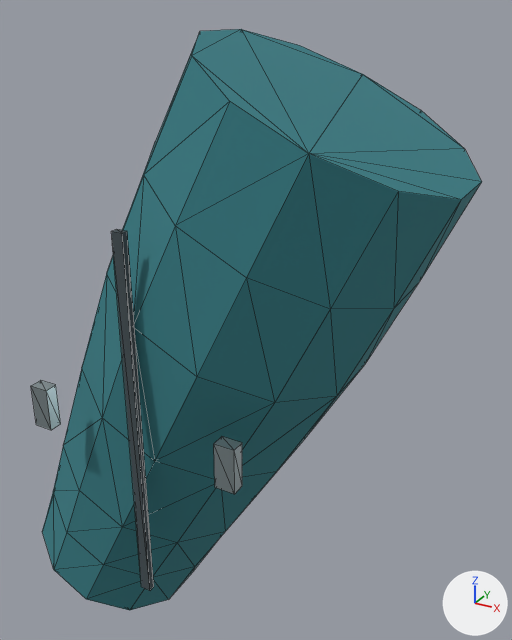
Renders of the glTF model Resource/Export/Modules/Outfit_Pilot_Male_Lean_Sleeve_R.glb from each side of a commit.
One viewpoint serves both versions: a 50 mm camera at (-0.102, -0.263, 1.464) aimed at (-0.255, 0.015, 1.326). Lighting does not change. The marker at lower right points along +X, +Y and +Z. The older version comes first. Mesh edges are drawn as thin lines. Vertices at exactly the same position are counted once.

In view in the first picture: 'Outfit_Pilot_Male_Lean_Sleeve_R'.
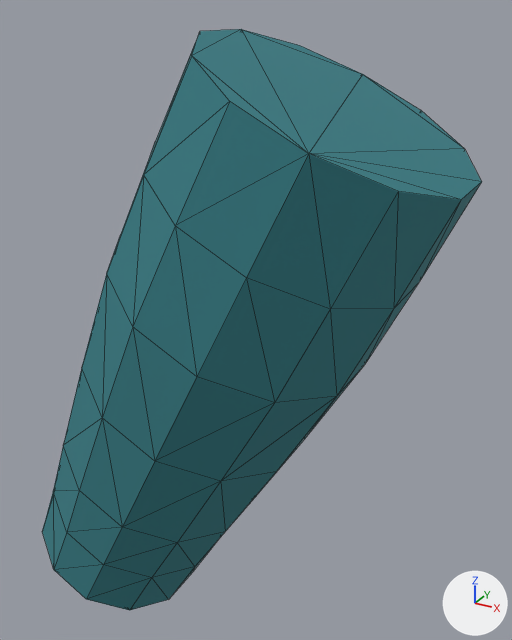
Edits to the scene script, one JSON object a line:
```json
{"block": "me_outfit_pilot_male_lean_sleeve_r_mesh_001", "where": "# used by ob_outfit_pilot_male_lean_sleeve_r; location = (0.0, 0.0, 0.0)"}
{"op": "remove", "block": "me_outfit_pilot_male_lean_sleeve_r_mesh_001", "code": "me_outfit_pilot_male_lean_sleeve_r_mesh_001.from_pydata(...)  # 108 vertices, 200 faces; spans x -0.382..-0.157, y -0.071..0.062, z 1.149..1.456"}
{"op": "add", "block": "me_outfit_pilot_male_lean_sleeve_r_mesh_001", "code": "me_outfit_pilot_male_lean_sleeve_r_mesh_001.from_pydata(...)  # 84 vertices, 164 faces; spans x -0.382..-0.157, y -0.062..0.062, z 1.149..1.456"}
{"block": "me_outfit_pilot_male_lean_sleeve_r_mesh_001", "change": "me_outfit_pilot_male_lean_sleeve_r_mesh_001 part 1: the loose piece of 8 vertices spanning x -0.227..-0.218, y -0.071..-0.065, z 1.293..1.313 is deleted"}
{"block": "me_outfit_pilot_male_lean_sleeve_r_mesh_001", "change": "me_outfit_pilot_male_lean_sleeve_r_mesh_001 part 2: the loose piece of 8 vertices spanning x -0.272..-0.267, y -0.066..-0.063, z 1.217..1.389 is deleted"}
{"block": "me_outfit_pilot_male_lean_sleeve_r_mesh_001", "change": "me_outfit_pilot_male_lean_sleeve_r_mesh_001 part 3: the loose piece of 8 vertices spanning x -0.321..-0.312, y -0.071..-0.065, z 1.293..1.313 is deleted"}
{"op": "remove", "block": "me_outfit_pilot_male_lean_sleeve_r_mesh_001", "code": "me_outfit_pilot_male_lean_sleeve_r_mesh_001.materials.append(mat_fabric_seam)  # greyish blue #424d52"}
{"op": "remove", "block": "me_outfit_pilot_male_lean_sleeve_r_mesh_001", "code": "me_outfit_pilot_male_lean_sleeve_r_mesh_001.materials.append(mat_fastener_titanium)  # grey #a8b6ba"}
```

Where the change shows, as pixel boxes [x1, y1, x2, y2] in the pictures (512 x 640 px):
```json
{"object": "Outfit_Pilot_Male_Lean_Sleeve_R", "change": "reshaped", "before": [31, 29, 482, 610], "after": [42, 29, 482, 610]}
{"part": 1, "of": "me_outfit_pilot_male_lean_sleeve_r_mesh_001", "change": "deleted", "before": [214, 437, 242, 494]}
{"part": 2, "of": "me_outfit_pilot_male_lean_sleeve_r_mesh_001", "change": "deleted", "before": [111, 229, 154, 591]}
{"part": 3, "of": "me_outfit_pilot_male_lean_sleeve_r_mesh_001", "change": "deleted", "before": [31, 380, 61, 430]}
```
